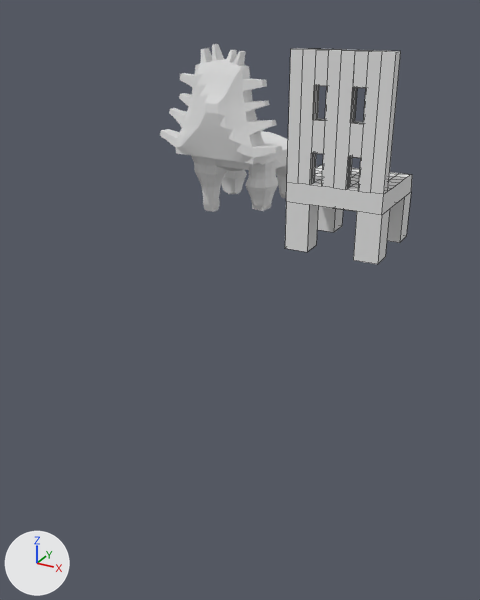
The Blender file Chair1blend.blend as it was, and as the next commit left it.
One viewpoint serves both versions: a 50 mm lens placed at (4.5, -13.0, 4.7), pointed at (-4.3, 3.0, -3.3). The lights are fixed; the arrows at lower left show +X, +Y and +Z. Mesh edges are drawn as thin lines on the coarser meshes.

The scene before the commit, as lines of its bpy script (objects in view):
```python
me_cube = bpy.data.meshes.new('Cube')
me_cube.from_pydata(...)  # 313 vertices, 268 faces; spans x -1.0..1.0, y -1.0..1.0, z -6.0..13.5
me_cube.materials.append(mat_material)  # white #e7e7e7
me_cube_001 = bpy.data.meshes.new('Cube.001')
me_cube_001.from_pydata(...)  # 1082 vertices, 1080 faces; spans x -28.4..14.9, y -39.0..10.6, z -5.4..55.6
ob_cube = bpy.data.objects.new('Cube', me_cube)
ob_cube.location = (0.0, 0.0, 1.3)
ob_cube.scale = (1.0, 1.0, 0.2)
ob_cube_001 = bpy.data.objects.new('Cube.001', me_cube_001)
ob_cube_001.location = (-2.78, 1.46, 0.13)
ob_cube_001.rotation_euler = (0.0, 0.0, -1.646)  # degrees (0, 0, -94)
ob_cube_001.scale = (0.0685, 0.0685, 0.0685)
```
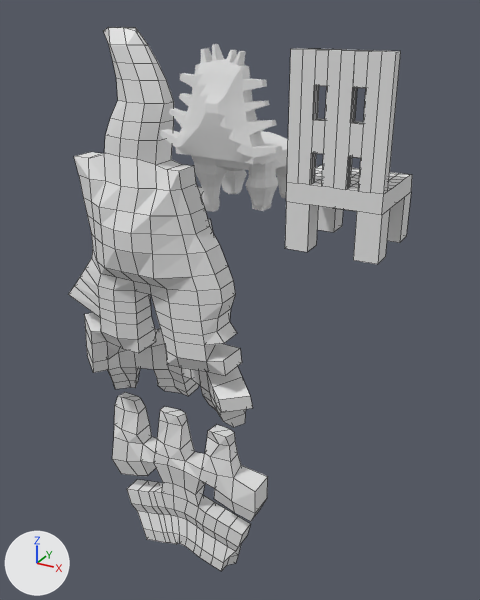
The change, as JSON lines over the scene's bpy script:
```json
{"op": "add", "block": "me_cube_002", "code": ["me_cube_002 = bpy.data.meshes.new('Cube.002')", "me_cube_002.from_pydata(...)  # 422 vertices, 420 faces; spans x -10.8..6.7, y -3.2..5.2, z -21.8..9.8"]}
{"op": "add", "block": "me_cube_003", "code": ["me_cube_003 = bpy.data.meshes.new('Cube.003')", "me_cube_003.from_pydata(...)  # 234 vertices, 232 faces; spans x -12.53..1.0, y -1.0..1.0, z -8.47..5.03"]}
{"op": "add", "block": "ob_cube_002", "code": ["ob_cube_002 = bpy.data.objects.new('Cube.002', me_cube_002)", "ob_cube_002.location = (-6.21, 2.7, 0.41)", "ob_cube_002.scale = (0.389, 0.389, 0.389)"]}
{"op": "add", "block": "ob_cube_003", "code": ["ob_cube_003 = bpy.data.objects.new('Cube.003', me_cube_003)", "ob_cube_003.location = (-4.16, 3.5, -10.74)", "ob_cube_003.scale = (0.459, 0.459, 0.459)"]}
```

Location of each change, [x1, y1, x2, y2] in pixels of the pictures (480 x 600 px):
```json
{"object": "Cube.002", "change": "added", "after": [69, 27, 253, 427]}
{"object": "Cube.003", "change": "added", "after": [112, 392, 268, 571]}
```
